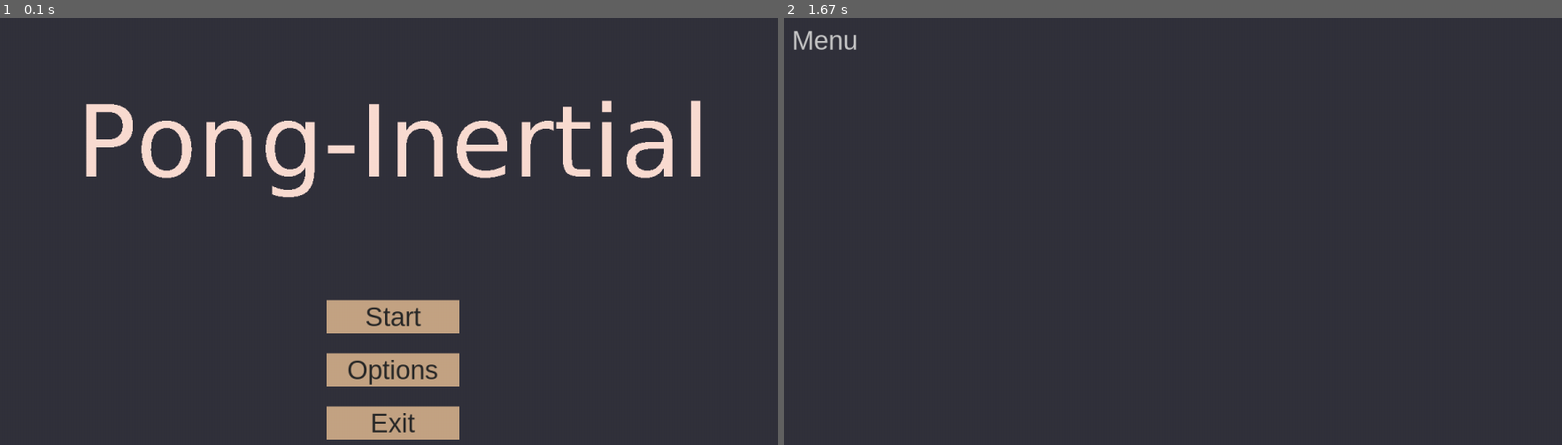
Above: before the commit, frames 1-2 (left to right).
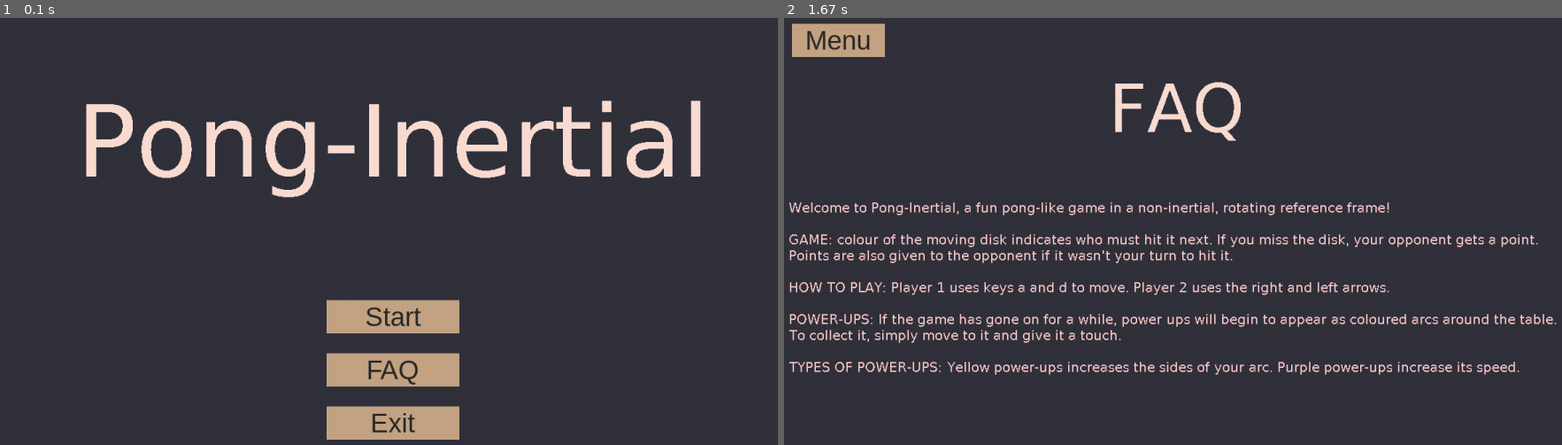
Above: after the commit, the same moments.

Repository: sandhyarottoo/phys-hackathon-2023
Game: pygame game, started from main.py
Same seed, same stepped clock (60 frames per second), same inputs: the game is played once before the commit and once after it.
Inputs (mouse positions are in pixels of both pictures, inside the frame that each line leads up to):
- Up to frame 1 (0.1 s): no input
- Up to frame 2 (1.67 s): click (1180, 368) at 0.38 s

The runs differ from the first frame. In frame 1, 0.3% of the frame differs, in the area x 44-57%, y 80-86%; in frame 2, 7.0%, in the area x 0-100%, y 1-84%.

Commit message:
Added FAQ page (replaced options)

Diff:
--- a/main.py
+++ b/main.py
@@ -32,7 +32,7 @@
 white = (255,255,255)
 SURFACE_COLOR = (50, 50, 60)
 PLAYER1_COLOR = (255, 50, 50)
-PLAYER2_COLOR = (50, 50, 255)
+PLAYER2_COLOR = (50, 255, 50)
 DISK_RADIUS = 300
 PLAYER_RADIUS = 305
 PLAYER_WIDTH = 8
@@ -77,6 +77,23 @@
 def a_tan(w,v_radial,r,ang_acc):
     return w*v_radial+r*ang_acc
 
+# from: https://stackoverflow.com/questions/42014195/rendering-text-with-multiple-lines-in-pygame
+def blit_text(surface, text, pos, font, color=pygame.Color('black')):
+    words = [word.split(' ') for word in text.splitlines()]  # 2D array where each row is a list of words.
+    space = font.size(' ')[0]  # The width of a space.
+    max_width, max_height = surface.get_size()
+    x, y = pos
+    for line in words:
+        for word in line:
+            word_surface = font.render(word, 0, color)
+            word_width, word_height = word_surface.get_size()
+            if x + word_width >= max_width:
+                x = pos[0]  # Reset the x.
+                y += word_height  # Start on new row.
+            surface.blit(word_surface, (x, y))
+            x += word_width + space
+        x = pos[0]  # Reset the x.
+        y += word_height  # Start on new row.
 
 
 
@@ -472,7 +489,7 @@
 
 # Opens options
 def options():
-    run_options()
+    run_FAQ()
 
 # Exits function
 def exit():
@@ -487,7 +504,7 @@
 
     # Making the buttons
     startButton = Button(WIDTH/2 - 100, HEIGHT*(1/3+2/10), 200, 50, start, "Start", font)
-    optionButton = Button(WIDTH/2 - 100, HEIGHT*(1/3 + 3/10), 200, 50, options, "Options", font)
+    optionButton = Button(WIDTH/2 - 100, HEIGHT*(1/3 + 3/10), 200, 50, options, "FAQ", font)
     exitButton = Button(WIDTH/2 - 100, HEIGHT*(1/3 + 4/10), 200, 50, exit, "Exit", font)
 
     while intro:
@@ -505,11 +522,21 @@
         clock.tick(FPS)
 
 # to run the options page
-def run_options():
+def run_FAQ():
     options = True
 
     # making buttons
-    menuButton = Button(20, 10, 100, 50, menu, "Menu", font, False)
+    menuButton = Button(20, 10, 140, 50, menu, "Menu", font)
+
+    # main text
+    inst_title = pygame.font.SysFont('verdana', 100).render('FAQ', False, (250, 220, 210))
+
+    inst_text = "Welcome to Pong-Inertial, a fun pong-like game in a non-inertial, rotating reference frame!\n\n"\
+                "GAME: colour of the moving disk indicates who must hit it next. If you miss the disk, your opponent gets a point. Points are also given to the opponent if it wasn't your turn to hit it.\n\n"\
+                "HOW TO PLAY: Player 1 uses keys a and d to move. Player 2 uses the right and left arrows.\n\n"\
+                "POWER-UPS: If the game has gone on for a while, power ups will begin to appear as coloured arcs around the table. To collect it, simply move to it and give it a touch.\n\n"\
+                "TYPES OF POWER-UPS: Yellow power-ups increases the sides of your arc. Purple power-ups increase its speed."
+    inst_font = pygame.font.SysFont('verdana', 20)
 
     while options:
         for event in pygame.event.get():
@@ -517,6 +544,9 @@
                 pygame.quit()
                 sys.exit()
         screen.fill(SURFACE_COLOR)
+        screen.blit(inst_title, (WIDTH/2 - inst_title.get_width()/2, HEIGHT*(1/10)))
+        blit_text(screen, inst_text, (15, 275), inst_font, (250, 200, 200))
+        # screen.blit(instructions, (WIDTH/2-instructions.get_width()/2, HEIGHT/2-instructions.get_height()/2))
         menuButton.process()
         pygame.display.flip()
         clock.tick(FPS)
@@ -547,7 +577,7 @@
     last_powerup_time = pygame.time.get_ticks()
 
     # making buttons
-    menuButton = Button(20, 10, 100, 50, leave_game, "Menu", font, False)
+    menuButton = Button(20, 10, 140, 50, leave_game, "Menu", font)
 
     text_time = 0
     text = None
@@ -624,8 +654,7 @@
             circles.draw(screen)
 
         if game_over:
-            menu()
-
+            leave_game() # same as menu(), but it changes music
 
 
         # flip() the display to put your work on screen
